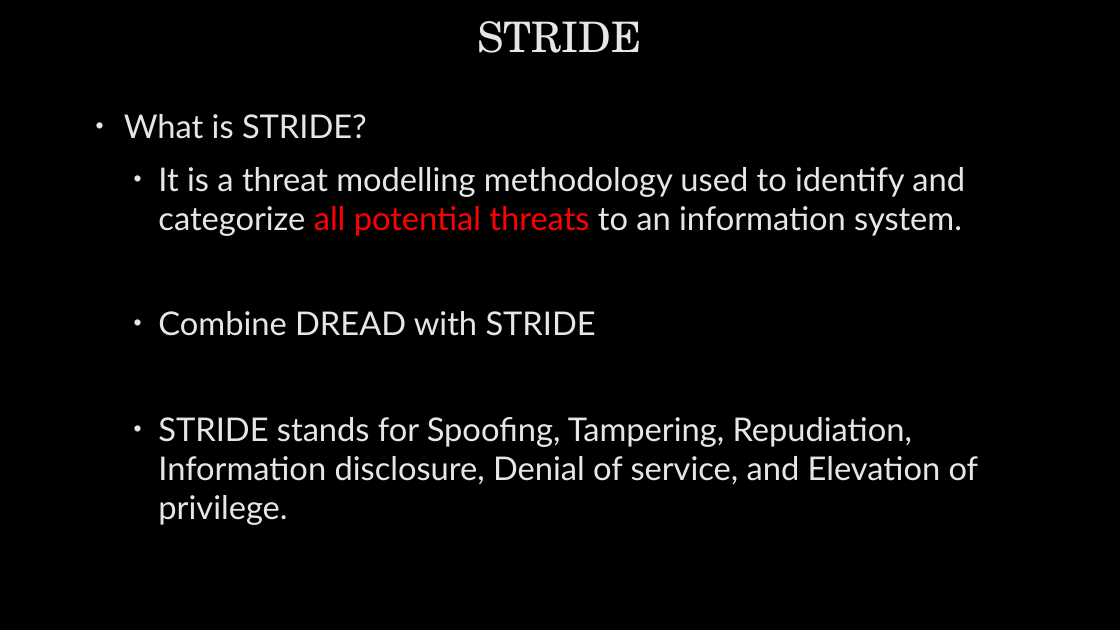
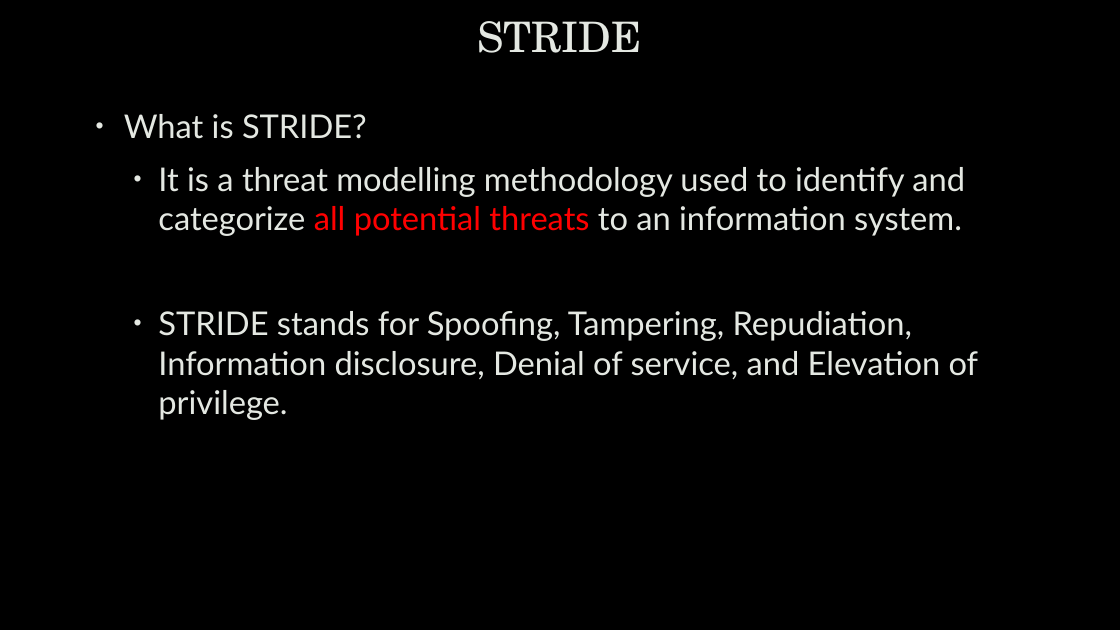
Before and after one commit to uwacyber/cits1003, a slide deck: slide 47 of cits1003-lecture_slides/CITS1003-6 Security Management-exercises.pptx (slide 52 before the commit). Drawn at 1120x630 pixels with LibreOffice and Linux fonts; fonts in the diff are those of the drawing; background and template pictures are left out. Boxes give left, top, right and bottom in pixels: in the first picture for what was removed or moved away, otherwise in the second. Text is boxed around its words. In the diff, an @@ line names an element or a change of style, - is before the commit and + after.

```diff
--- a/cits1003-lecture_slides/CITS1003-6 Security Management-exercises.pptx
+++ b/cits1003-lecture_slides/CITS1003-6 Security Management-exercises.pptx
@@ text at [158,311,596,336]: paragraph removed @@
-  • Combine DREAD with STRIDE
```
Also in this commit, not shown: 23 other slides changed, 5 slides added, 6 slides removed.
